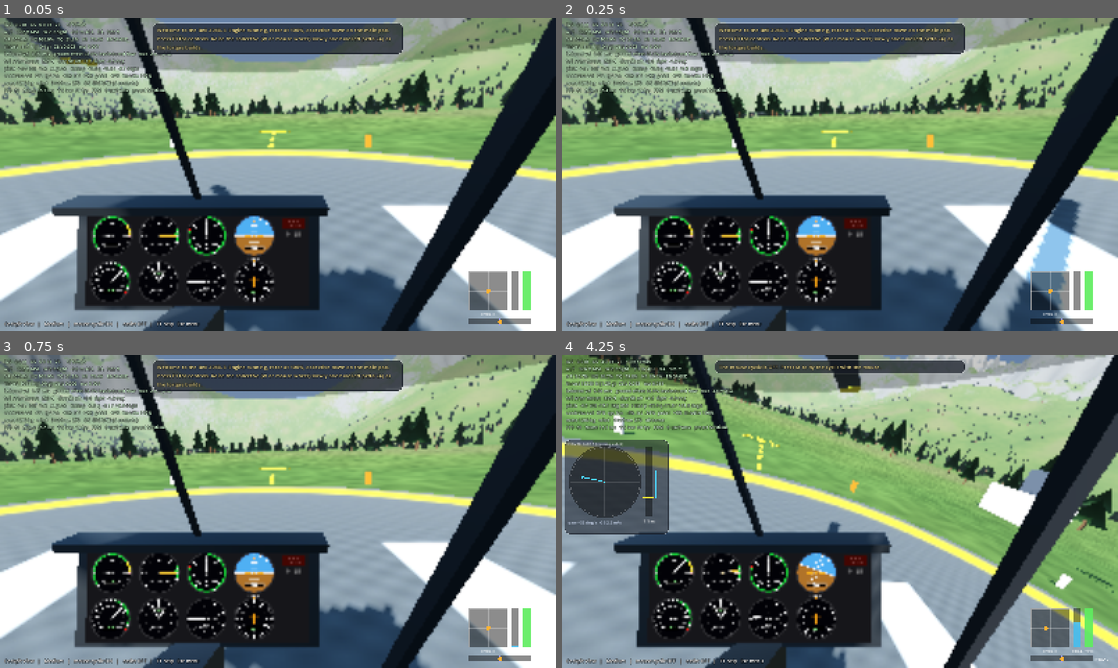
Above: before the commit, frames 1-4 (two rows, left to right).
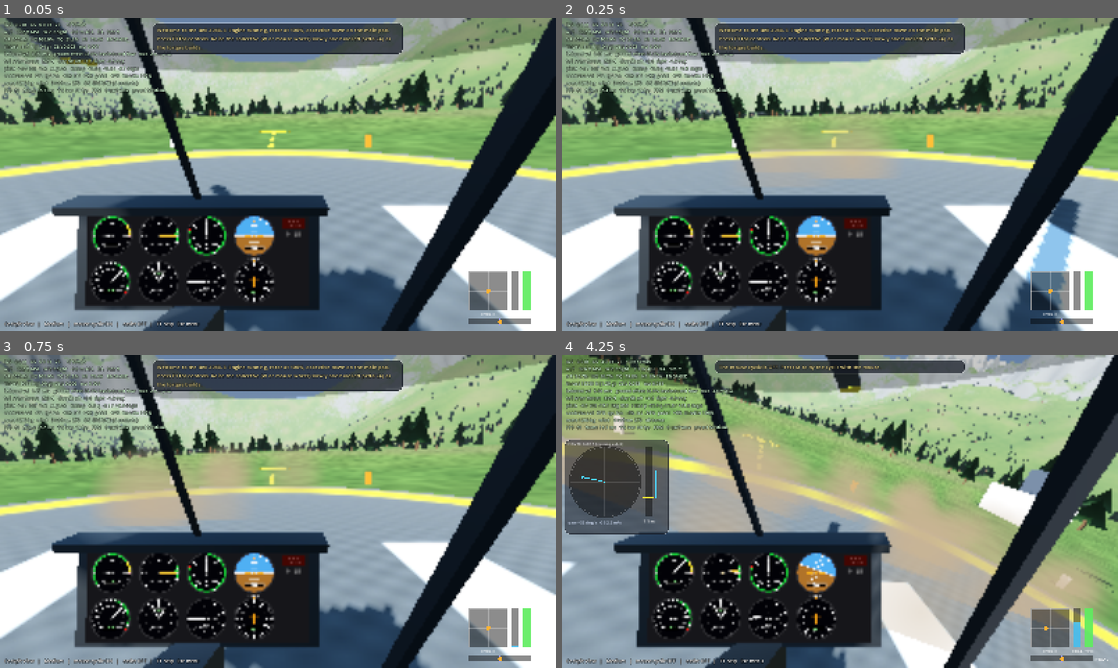
Above: after the commit, the same moments.

Repository: Badr-Hammani/ab206-realsim
Game: Godot game, scene res://scenes/main.tscn
The game is run twice, just before and just after one commit, with the same random seed, the same clock (stepped at 60 frames per second) and the same inputs.
Inputs (mouse positions are in pixels of both pictures, inside the frame that each line leads up to):
- Up to frame 1 (0.05 s): no input
- Up to frame 2 (0.25 s): no input
- Up to frame 3 (0.75 s): tap Enter at 0.5 s; move the mouse to (305, 511) at 0.52 s; hold W (collective_up) from 0.53 s (still down); hold X (cyclic_center) from 0.53 s (still down); click (305, 511) at 0.67 s
- Up to frame 4 (4.25 s): keep holding W (collective_up); move the mouse to (812, 511) at 1.27 s; release X (cyclic_center) at 1.28 s; tap F (throttle_close) at 1.35 s; move the mouse to (851, 505) at 2.02 s; hold R (throttle_open) 2.03-2.78 s; move the mouse to (834, 517) at 2.77 s; tap M (toggle_mouse_cyclic) at 2.85 s; click (834, 517) at 2.92 s; move the mouse to (878, 514) at 3.52 s; hold I from 3.53 s (still down)

Frame 1 is identical in both runs. In frame 2, 2.9% of the frame differs, in the area x 33-59%, y 33-52%; in frame 3, 4.9%; in frame 4, 19%, in the area x 0-99%, y 17-94%.

Commit message:
M2.24: rotor-wash dust ring near the ground, sharper HD ground sampling
Co-Authored-By: Claude Opus 5.5 <noreply@anthropic.com>
Claude-Session: https://claude.ai/code/session_01U4QPHATk3DVrbmUPhAPGGU

Diff:
--- a/project.godot
+++ b/project.godot
@@ -5,7 +5,7 @@
 
 config/name="AB206 REALSIM"
 config/description="Bell 206B-3 helicopter flight simulator - milestone 2.5 (training)"
-config/version="0.2.23-M2.23"
+config/version="0.2.24-M2.24"
 run/main_scene="res://scenes/main.tscn"
 config/features=PackedStringArray("4.6", "Mobile")
 run/max_fps=60
--- a/scripts/main.gd
+++ b/scripts/main.gd
@@ -9,6 +9,7 @@
 const World = preload("res://scripts/world/world.gd")
 const HoverRefs = preload("res://scripts/world/hover_refs.gd")
 const HeliModel = preload("res://scripts/aircraft/heli_model.gd")
+const RotorWash = preload("res://scripts/world/rotor_wash.gd")
 const Controls = preload("res://scripts/input/controls.gd")
 const CameraRig = preload("res://scripts/core/camera_rig.gd")
 const Hud = preload("res://scripts/ui/hud.gd")
@@ -42,6 +43,7 @@
 var menu
 var joy
 var _mouse_off_hint_at := -100000
+var rotor_wash                  # rotor_wash.gd: downwash dust near the ground
 var nav_map                     # moving map with pins and zones (real maps only)
 var touch
 var phone
@@ -104,6 +106,10 @@
 	heli.name = "Helicopter"
 	add_child(heli)
 	heli.build(fdm, panel_vp.get_texture())
+	rotor_wash = RotorWash.new()
+	rotor_wash.name = "RotorWash"
+	add_child(rotor_wash)
+	rotor_wash.setup(fdm, world.terrain, heli)
 
 	controls = Controls.new()
 	controls.name = "Controls"
@@ -363,6 +369,8 @@
 			world.terrain.set_detail(1)
 			cam_rig.cam.far = 16000.0
 	world.set_draw_preset(preset)
+	if rotor_wash:
+		rotor_wash.set_profile(preset)
 	_save_settings()
 
 ## Lowers the preset (then the render scale on Low) when the average FPS stays under
--- /dev/null
+++ b/scripts/world/rotor_wash.gd
@@ -0,0 +1,124 @@
+extends Node3D
+## Rotor-wash dust: when the helicopter is low, the downwash hits the ground and throws a ring of
+## dust and grit outwards (plateau soil around Khouribga is dry and dusty). Strength grows as the
+## rotor gets closer to the ground and with the induced (downwash) velocity, so a light skid-high
+## hover raises a thick ring, a 15 m hover a thin one, and above about 2 rotor diameters nothing.
+## Visual only (it does not change the flight model). Particle counts follow the graphics preset.
+
+const DUST := Color(0.66, 0.57, 0.45)
+const MAX_HUB_AGL := 22.0          # m; about two rotor diameters (rotor 10.16 m)
+const AMOUNT := [120, 220, 340, 480] # Low, Medium, High, Ultra
+
+var fdm
+var terrain
+var heli: Node3D
+var ring: GPUParticles3D           # dust thrown outwards along the ground
+var cloud: GPUParticles3D          # slower, bigger puffs that hang and drift
+var strength := 0.0
+
+func setup(p_fdm, p_terrain, p_heli: Node3D) -> void:
+	fdm = p_fdm
+	terrain = p_terrain
+	heli = p_heli
+	ring = _make(260, 1.6, Vector2(7.0, 13.0), Vector2(1.2, 3.2), 3.5, 7.0)
+	cloud = _make(90, 3.2, Vector2(2.0, 4.5), Vector2(3.0, 9.0), 4.0, 9.0)
+	add_child(ring)
+	add_child(cloud)
+
+func set_profile(preset: int) -> void:
+	var n: int = AMOUNT[clampi(preset, 0, AMOUNT.size() - 1)]
+	if ring:
+		ring.amount = n
+		cloud.amount = maxi(n / 3, 30)
+
+func _make(n: int, life: float, speed: Vector2, size: Vector2, r_in: float, r_out: float) -> GPUParticles3D:
+	var p := GPUParticles3D.new()
+	p.amount = n
+	p.lifetime = life
+	p.local_coords = false
+	p.emitting = false
+	p.visibility_aabb = AABB(Vector3(-40, -5, -40), Vector3(80, 30, 80))
+	var m := ParticleProcessMaterial.new()
+	m.emission_shape = ParticleProcessMaterial.EMISSION_SHAPE_RING
+	m.emission_ring_axis = Vector3.UP
+	m.emission_ring_height = 0.4
+	m.emission_ring_radius = r_out
+	m.emission_ring_inner_radius = r_in
+	m.direction = Vector3(0, 0.25, 0)
+	m.spread = 25.0
+	m.radial_velocity_min = speed.x
+	m.radial_velocity_max = speed.y
+	m.initial_velocity_min = 0.3
+	m.initial_velocity_max = 1.5
+	m.gravity = Vector3(0, 0.25, 0)        # warm dust rises a little
+	m.damping_min = 1.5
+	m.damping_max = 3.0
+	m.scale_min = size.x
+	m.scale_max = size.y
+	var sc := Curve.new()
+	sc.add_point(Vector2(0.0, 0.35))
+	sc.add_point(Vector2(0.4, 0.8))
+	sc.add_point(Vector2(1.0, 1.0))
+	var sct := CurveTexture.new()
+	sct.curve = sc
+	m.scale_curve = sct
+	var g := Gradient.new()
+	g.set_color(0, Color(DUST.r, DUST.g, DUST.b, 0.0))
+	g.set_color(1, Color(DUST.r * 1.05, DUST.g * 1.05, DUST.b * 1.05, 0.0))
+	g.add_point(0.1, Color(DUST.r, DUST.g, DUST.b, 0.75))
+	g.add_point(0.55, Color(DUST.r, DUST.g, DUST.b, 0.45))
+	var gt := GradientTexture1D.new()
+	gt.gradient = g
+	m.color_ramp = gt
+	m.angle_min = 0.0
+	m.angle_max = 360.0
+	p.process_material = m
+	# soft round puff texture
+	var rg := Gradient.new()
+	rg.set_color(0, Color(1, 1, 1, 1))
+	rg.set_color(1, Color(1, 1, 1, 0))
+	rg.add_point(0.5, Color(1, 1, 1, 0.7))
+	var tex := GradientTexture2D.new()
+	tex.gradient = rg
+	tex.fill = GradientTexture2D.FILL_RADIAL
+	tex.fill_from = Vector2(0.5, 0.5)
+	tex.fill_to = Vector2(1.0, 0.5)
+	tex.width = 64
+	tex.height = 64
+	var mat := StandardMaterial3D.new()
+	mat.transparency = BaseMaterial3D.TRANSPARENCY_ALPHA
+	mat.shading_mode = BaseMaterial3D.SHADING_MODE_UNSHADED
+	mat.billboard_mode = BaseMaterial3D.BILLBOARD_PARTICLES
+	mat.vertex_color_use_as_albedo = true
+	mat.albedo_texture = tex
+	mat.disable_receive_shadows = true
+	mat.cull_mode = BaseMaterial3D.CULL_DISABLED
+	var q := QuadMesh.new()
+	q.size = Vector2(3.0, 3.0)
+	q.material = mat
+	p.draw_pass_1 = q
+	p.cast_shadow = GeometryInstance3D.SHADOW_CASTING_SETTING_OFF
+	return p
+
+## 0..1: how much dust the downwash raises now.
+static func wash_strength(hub_agl: float, vi: float, nr_pct: float) -> float:
+	if hub_agl > MAX_HUB_AGL or nr_pct < 50.0:
+		return 0.0
+	var h := 1.0 - smoothstep(4.0, MAX_HUB_AGL, hub_agl)     # strongest from skid height to ~4 m hub
+	var v := clampf(vi / 9.0, 0.0, 1.2)                      # hover downwash ~9-10 m/s at 206 weights
+	return clampf(h * v, 0.0, 1.0)
+
+func _process(_dt: float) -> void:
+	if fdm == null or heli == null:
+		return
+	strength = wash_strength(float(fdm.hub_agl), float(fdm.vi), float(fdm.nr_pct()))
+	var on := strength > 0.04
+	ring.emitting = on
+	cloud.emitting = on and strength > 0.25
+	if not on:
+		return
+	var hp := heli.global_position
+	var gy: float = terrain.height_at(hp.x, hp.z) if terrain else hp.y - float(fdm.agl)
+	global_position = Vector3(hp.x, gy + 0.3, hp.z)
+	ring.amount_ratio = strength
+	cloud.amount_ratio = clampf((strength - 0.25) * 1.4, 0.0, 1.0)
--- /dev/null
+++ b/tests/shot_wash.gd
@@ -0,0 +1,30 @@
+extends SceneTree
+## Picture of the rotor-wash dust (needs a display): helicopter on the pad, wash forced to full.
+var main
+func _initialize() -> void:
+	main = load("res://scenes/main.tscn").instantiate()
+	main.map_override = "khouribga"
+	root.add_child(main)
+	_go()
+func _go() -> void:
+	for i in 10:
+		await process_frame
+	main.apply_preset(2)
+	main.menu.visible = false
+	main._set_paused(false)
+	var rw = main.rotor_wash
+	rw.set_process(false)
+	var hp: Vector3 = main.heli.global_position
+	rw.global_position = Vector3(hp.x, main.world.terrain.height_at(hp.x, hp.z) + 0.3, hp.z)
+	rw.ring.emitting = true
+	rw.cloud.emitting = true
+	main.cam_rig.mode = 2
+	main.cam_rig.free_pos = hp + Vector3(-22, 7, 18)
+	main.cam_rig.free_yaw = deg_to_rad(-50)
+	main.cam_rig.free_pitch = deg_to_rad(-14)
+	for i in 150:
+		await process_frame
+	var img := root.get_viewport().get_texture().get_image()
+	img.save_png("/tmp/claude-0/wash.png")
+	print("WASH strength at hub 3 m, vi 9: ", rw.wash_strength(3.0, 9.0, 100.0), "  hub 15 m: ", rw.wash_strength(15.0, 9.0, 100.0), "  hub 30 m: ", rw.wash_strength(30.0, 9.0, 100.0))
+	quit()
Not shown, changed: shaders/hd_ground.gdshaderinc
Not shown, changed: docs/KNOWN_ISSUES.md
